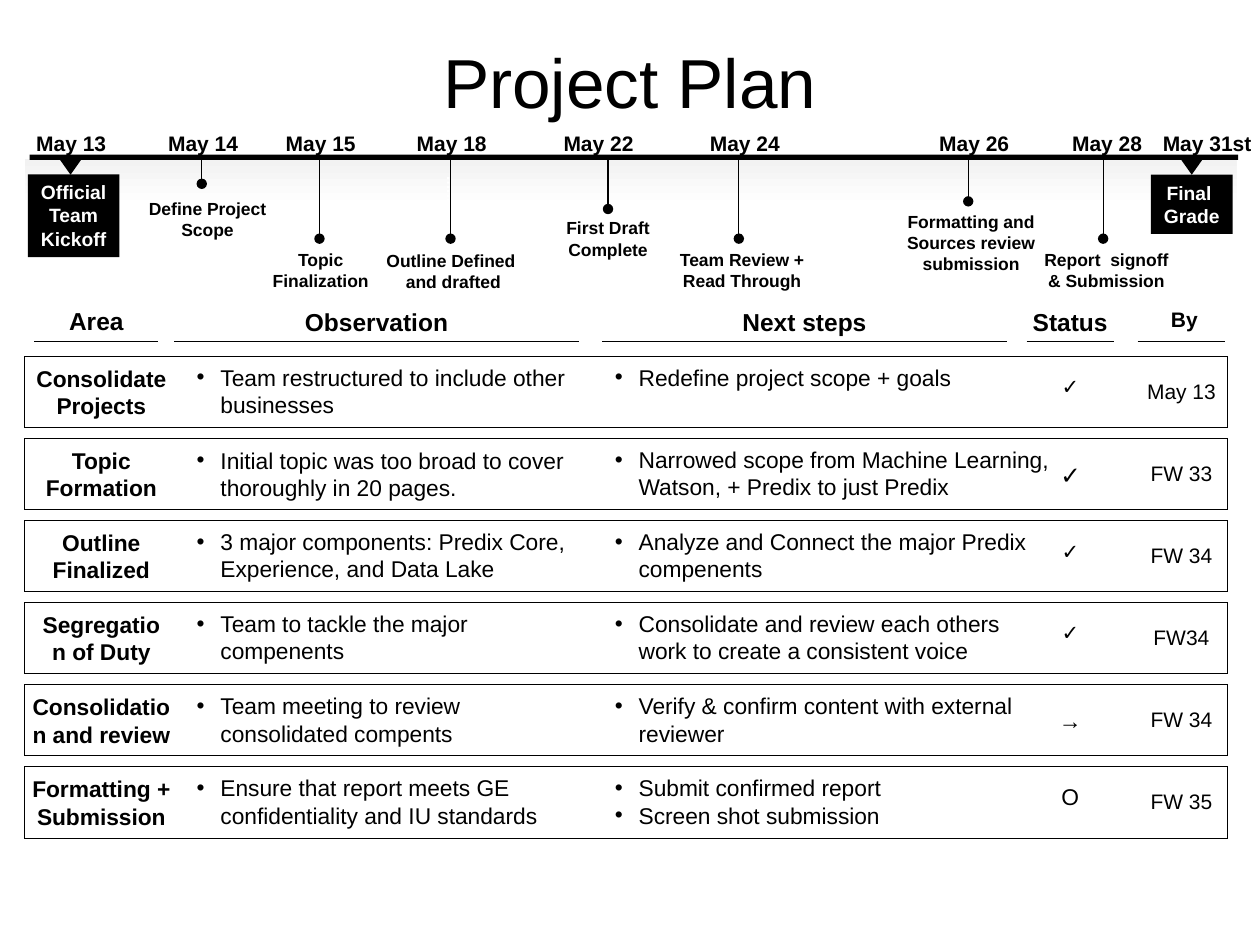
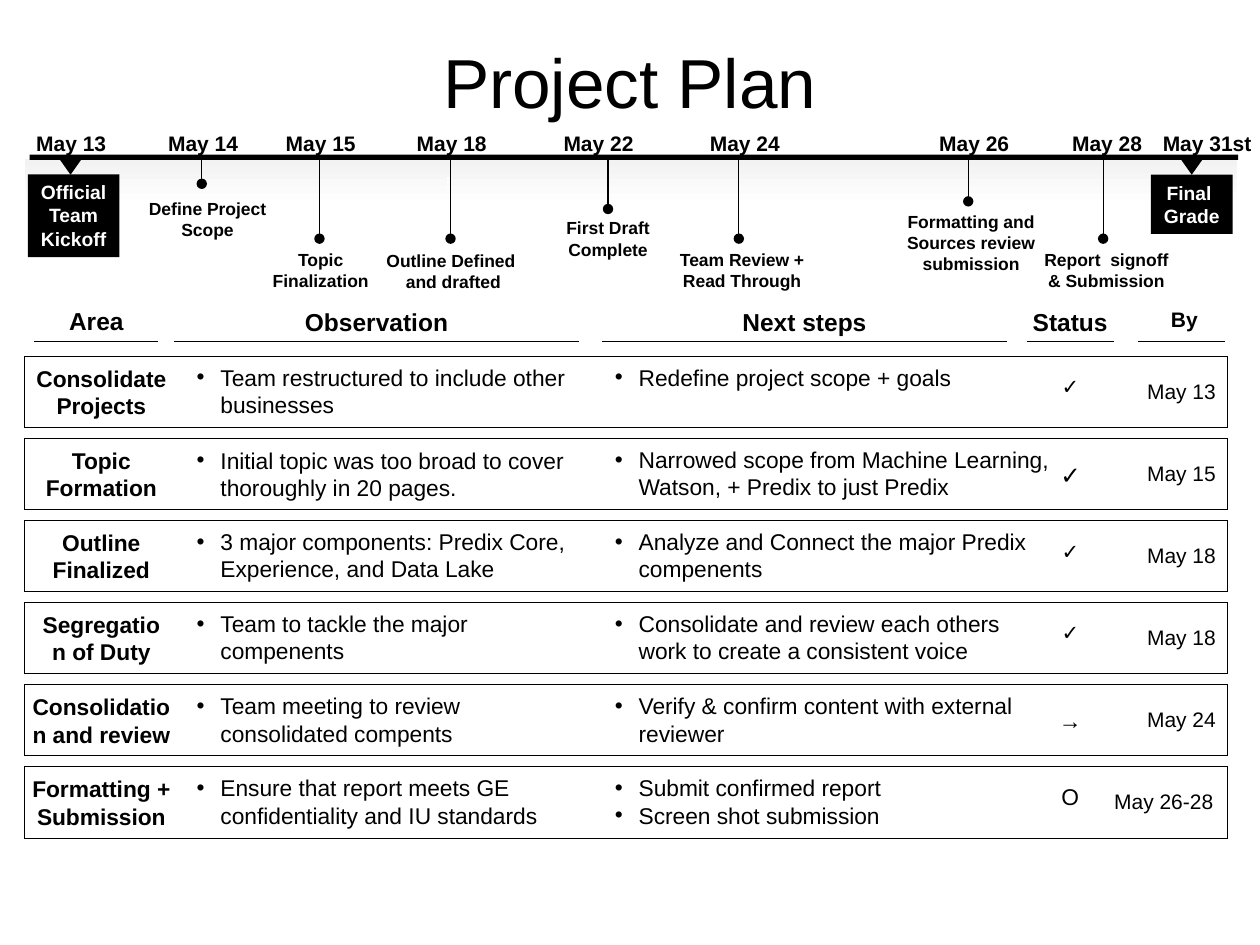
Before and after one commit to futuresystems-courses/465-jessyshmukums, a slide deck: slide 5 of presentation/predixPresentation_jesaldan_JimDelforge_BrianHenzelmann.pptx. Drawn at 1260x945 pixels with LibreOffice and Linux fonts; fonts in the diff are those of the drawing. Boxes give left, top, right and bottom in pixels: in the first picture for what was removed or moved away, otherwise in the second. Text is boxed around its words. In the diff, an @@ line names an element or a change of style, - is before the commit and + after.

Commit message:
Upadating Deck Ver 3

```diff
--- a/presentation/predixPresentation_jesaldan_JimDelforge_BrianHenzelmann.pptx
+++ b/presentation/predixPresentation_jesaldan_JimDelforge_BrianHenzelmann.pptx
@@ text at box(1147, 466, 1215, 485): text changed @@
-FW 33
+May 15
@@ text at box(1147, 548, 1215, 567): text changed @@
-FW 34
+May 18
@@ text at box(1147, 630, 1215, 650): text changed @@
-FW34
+May 18
@@ text at box(1147, 712, 1215, 732): text changed @@
-FW 34
+May 24
@@ text at box(1114, 794, 1214, 814): text changed @@
-FW 35
+May 26-28
```
Also in this commit, not shown: 1 other file.
